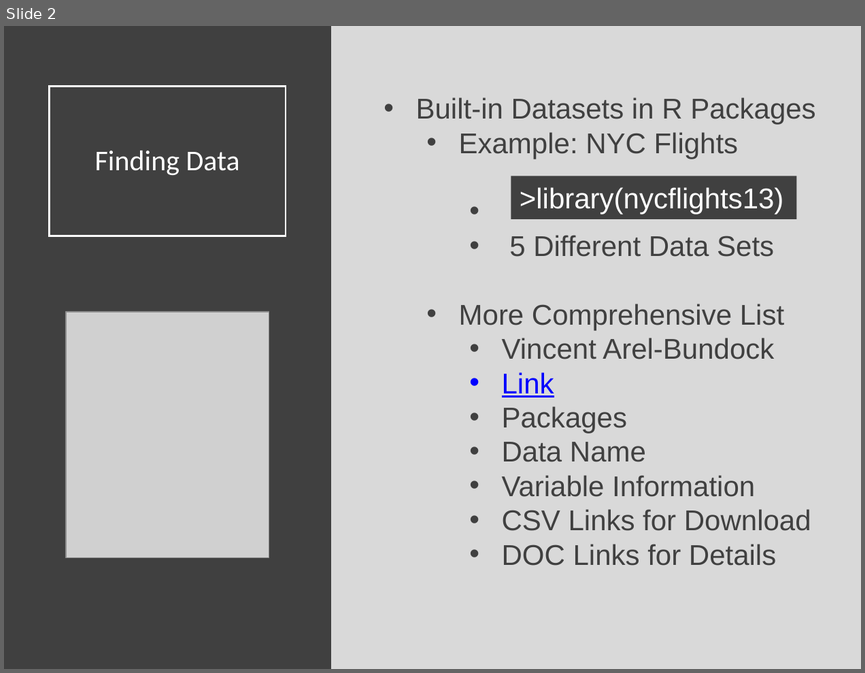
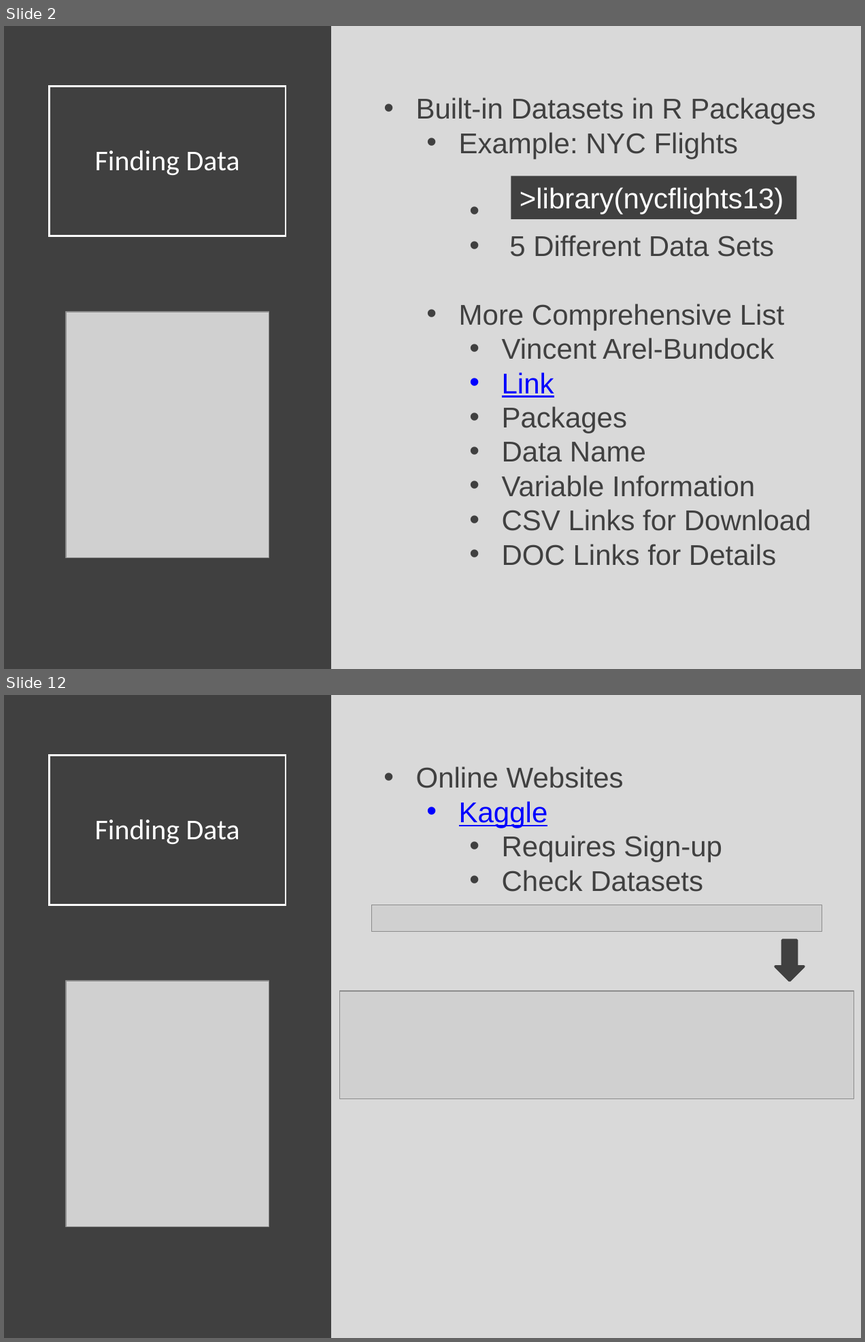
Before and after one commit to Yixf-Self/STOR320_WEBSITE, a slide deck: Lecture/Lecture 11/Lecture 11.pptx. Shown one above the other, each under a label of ours: slide 2 before the commit, slides 2 and 12 after it; the slides between them are not shown. The pictures are 865x673 and 865x1342 pixels, drawn with LibreOffice and Linux fonts; fonts in the diff are those of the drawing; grey boxes stand for pictures. Boxes give left, top, right and bottom in pixels: in the first picture for what was removed or moved away, otherwise in the second. Text is boxed around its words. In the diff, an @@ line names an element or a change of style, - is before the commit and + after.

```diff
--- a/Lecture/Lecture 11/Lecture 11.pptx
+++ b/Lecture/Lecture 11/Lecture 11.pptx
@@ slide 12 added at (x1=4, y1=695, x2=861, y2=1338), background #D9D9D9 @@
@@ rectangle added at (x1=4, y1=695, x2=331, y2=1338), fill #404040 @@
@@ title added at (x1=50, y1=755, x2=286, y2=905), outline #FFFFFF 1.5 pt, 24 pt, text #FFFFFF @@
+Finding Data
@@ text added at (x1=416, y1=766, x2=722, y2=892), 24 pt, text #404040 @@
+• Online Websites
+  • Kaggle
+    • Requires Sign-up
+    • Check Datasets
@@ picture added at (x1=372, y1=905, x2=821, y2=932) @@
@@ down arrow added at (x1=775, y1=940, x2=804, y2=981), fill #404040, outline #404040 2 pt @@
@@ picture added at (x1=66, y1=981, x2=269, y2=1226) @@
@@ picture added at (x1=340, y1=991, x2=854, y2=1098) @@
```
Also in this commit, not shown: 21 other slides added, 10 other files.
